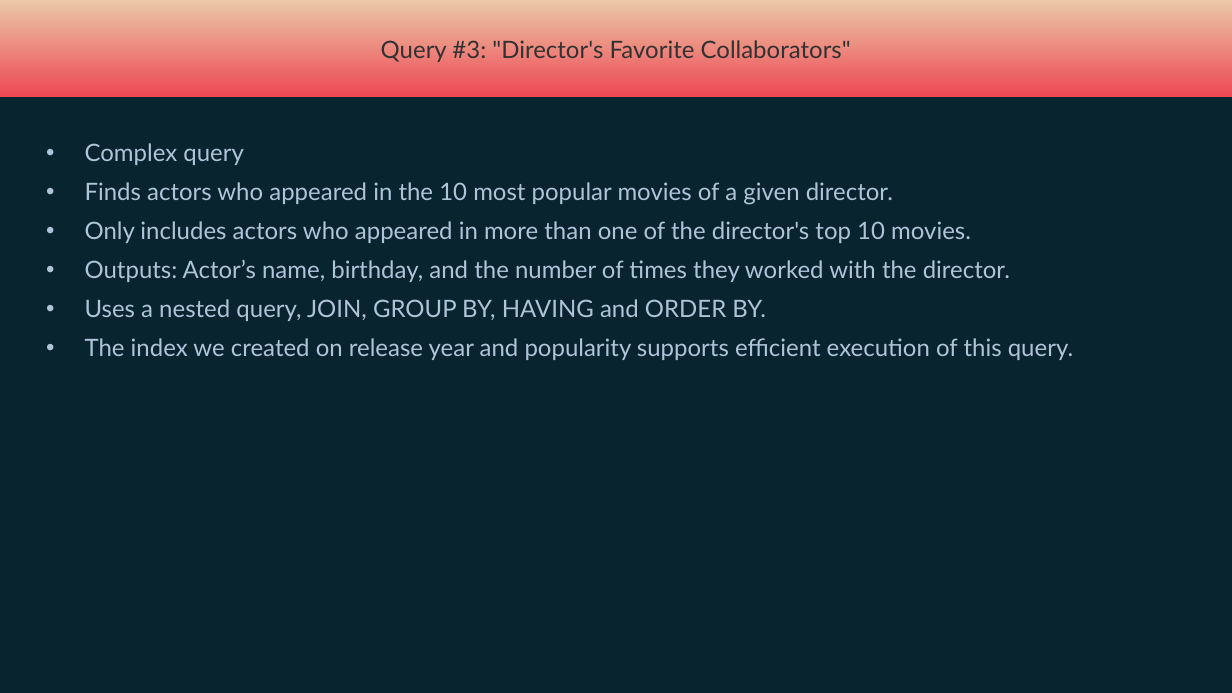
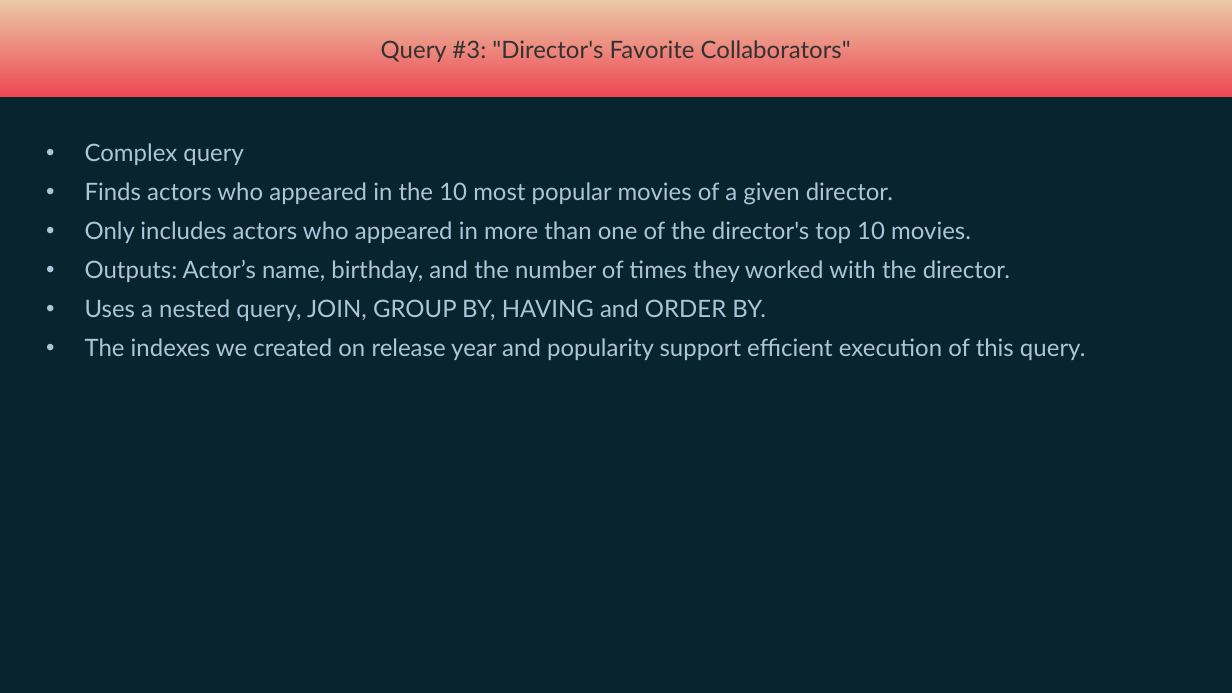
Before and after one commit to MichalBKM/DBMS_Project, a slide deck: slide 10 of do not ZIP for moodle/system_docs.pptx. Drawn at 1232x693 pixels with LibreOffice and Linux fonts; fonts in the diff are those of the drawing. Boxes give left, top, right and bottom in pixels: in the first picture for what was removed or moved away, otherwise in the second. Text is boxed around its words. In the diff, an @@ line names an element or a change of style, - is before the commit and + after.

```diff
--- a/do not ZIP for moodle/system_docs.pptx
+++ b/do not ZIP for moodle/system_docs.pptx
@@ text at (85, 338, 1085, 360): text changed @@
-• The index we created on release year and popularity supports efficient execution of this query.
+• The indexes we created on release year and popularity support efficient execution of this query.
```
Also in this commit, not shown: 8 other slides changed, 16 other files.
